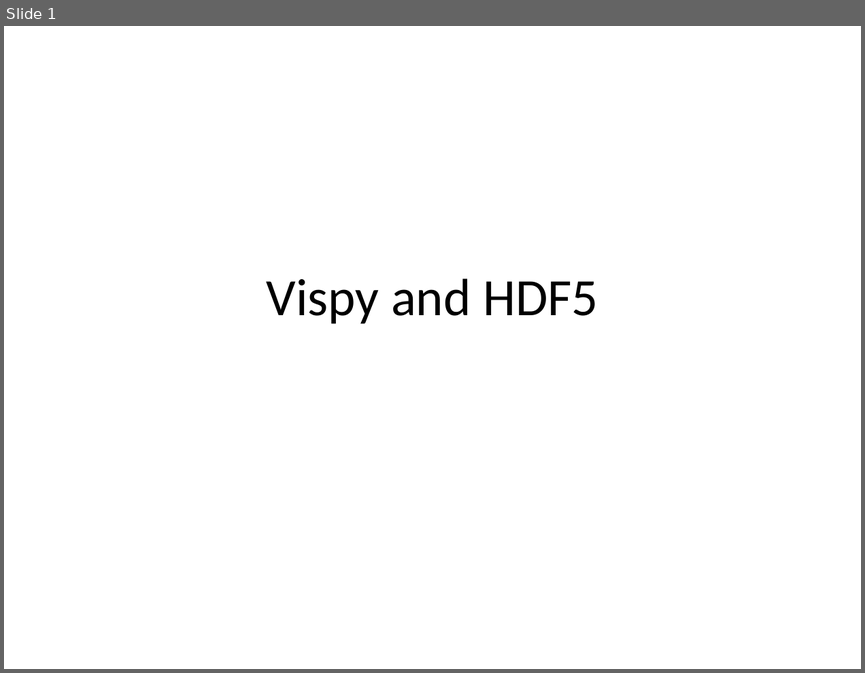
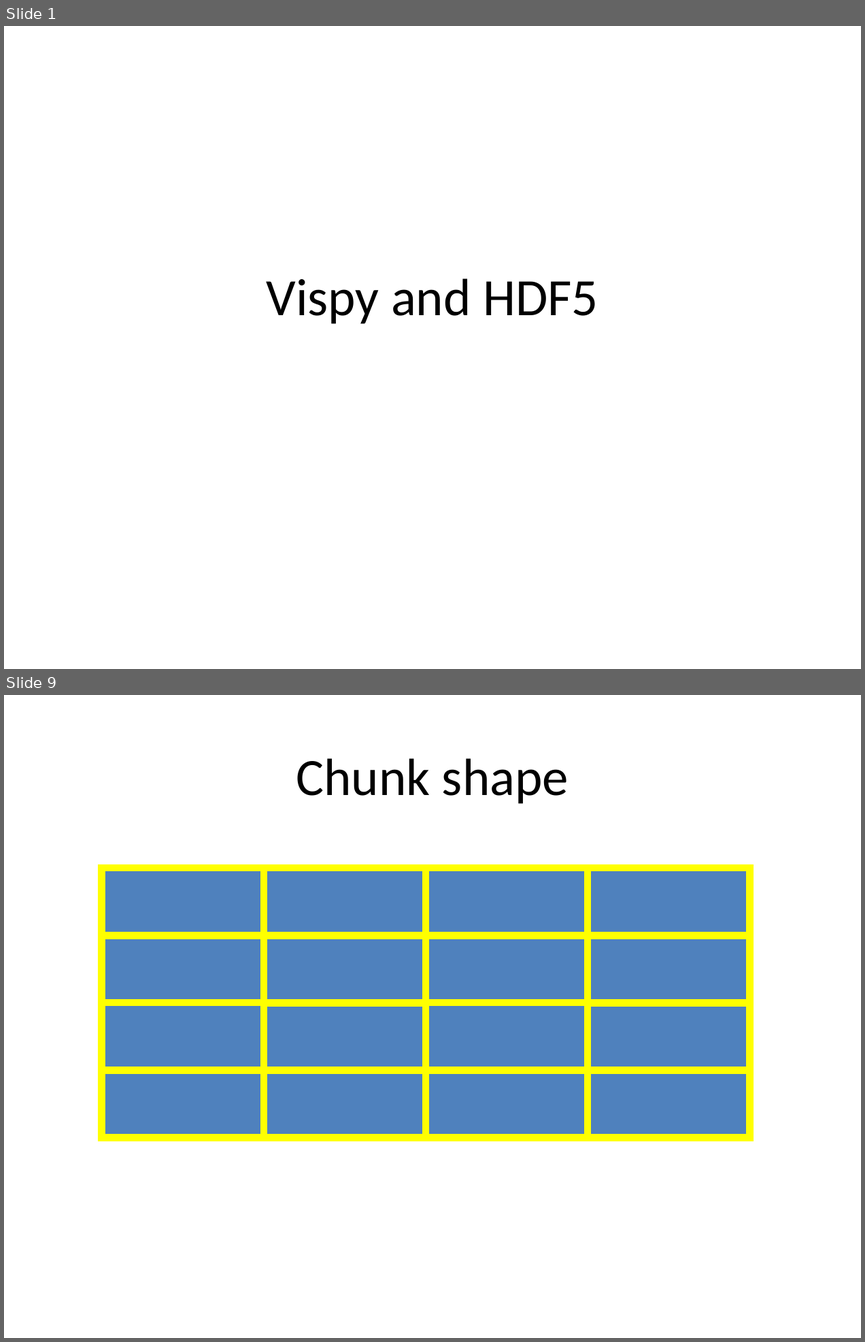
Before and after one commit to vispy/codecamp-esrf-2014, a slide deck: cr/5-hdf5/hdf5.ppt. Shown one above the other, each under a label of ours: slide 1 before the commit, slides 1 and 9 after it; the slides between them are not shown. The pictures are 865x673 and 865x1342 pixels, drawn with LibreOffice and Linux fonts; fonts in the diff are those of the drawing. Boxes give left, top, right and bottom in pixels: in the first picture for what was removed or moved away, otherwise in the second. Text is boxed around its words. In the diff, an @@ line names an element or a change of style, - is before the commit and + after.

```diff
--- a/cr/5-hdf5/hdf5.ppt
+++ b/cr/5-hdf5/hdf5.ppt
@@ slide 9 added at [4,695,861,1338], background #FFFFFF @@
@@ title added at [296,758,568,804], 44 pt, text #000000 @@
+Chunk shape
@@ rectangle added at [102,868,749,1138], fill #4F81BD, outline #385D8A 2.01 pt @@
@@ rectangle added at [102,868,264,936], outline #FFFF00 6.01 pt @@
@@ rectangle added at [264,868,426,936], outline #FFFF00 6.01 pt @@
@@ rectangle added at [426,868,587,936], outline #FFFF00 6.01 pt @@
@@ rectangle added at [587,868,749,936], outline #FFFF00 6.01 pt @@
@@ rectangle added at [102,935,264,1002], outline #FFFF00 6.01 pt @@
@@ rectangle added at [264,936,426,1004], outline #FFFF00 6.01 pt @@
@@ rectangle added at [426,935,587,1002], outline #FFFF00 6.01 pt @@
@@ rectangle added at [587,936,749,1004], outline #FFFF00 6.01 pt @@
@@ rectangle added at [102,1002,264,1070], outline #FFFF00 6.01 pt @@
@@ rectangle added at [264,1002,426,1070], outline #FFFF00 6.01 pt @@
@@ rectangle added at [426,1002,587,1070], outline #FFFF00 6.01 pt @@
@@ rectangle added at [587,1002,749,1070], outline #FFFF00 6.01 pt @@
@@ rectangle added at [102,1070,264,1138], outline #FFFF00 6.01 pt @@
@@ rectangle added at [264,1070,426,1138], outline #FFFF00 6.01 pt @@
@@ rectangle added at [426,1070,587,1138], outline #FFFF00 6.01 pt @@
@@ rectangle added at [587,1070,749,1138], outline #FFFF00 6.01 pt @@
```
Also in this commit, not shown: 8 other slides added, 20 other files.
